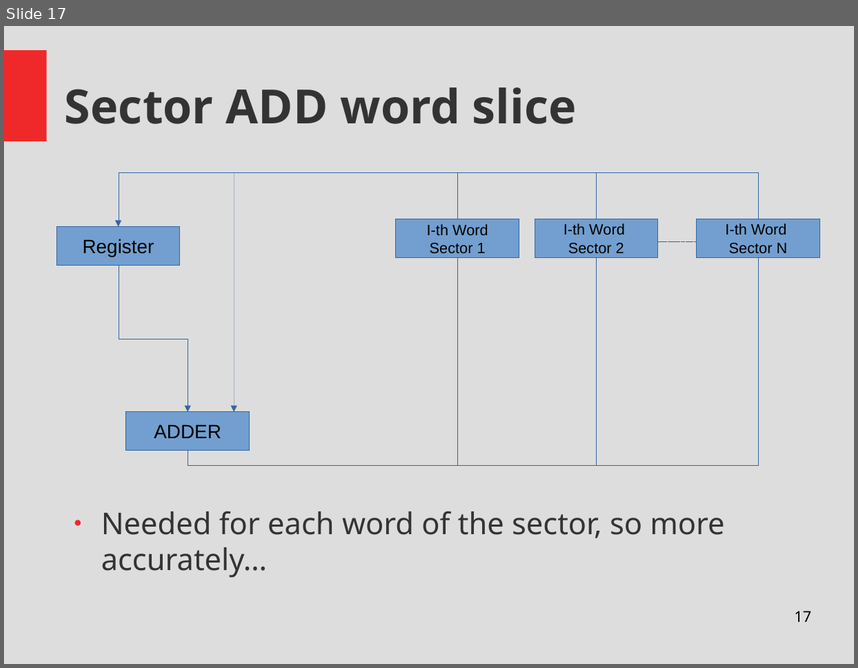
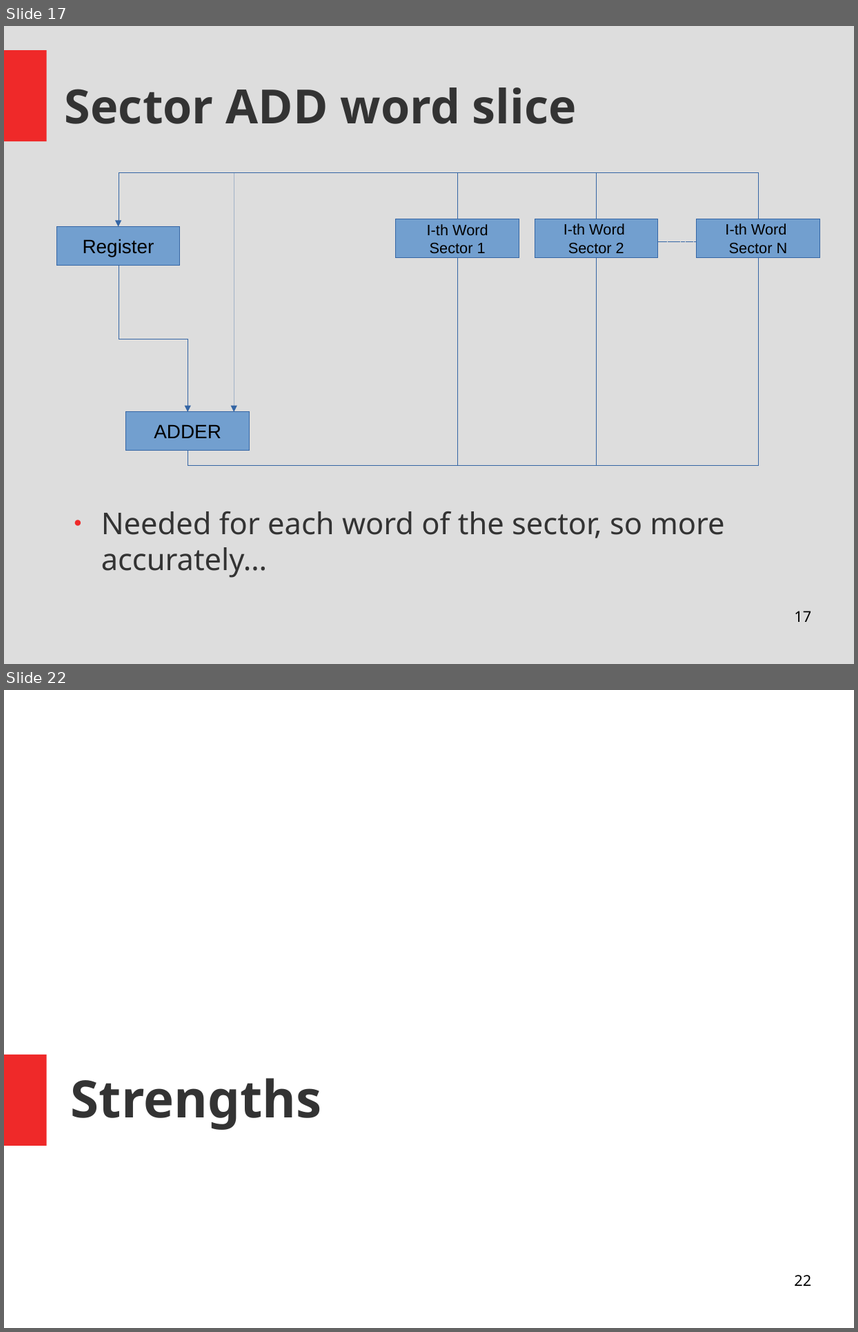
Before and after one commit to Thapep/PPS, a slide deck: inmemory/In Memory Processing Presentation.odp. Shown one above the other, each under a label of ours: slide 17 before the commit, slides 17 and 22 after it; the slides between them are not shown. The pictures are 858x668 and 858x1332 pixels, drawn with LibreOffice and Linux fonts; fonts in the diff are those of the drawing. Boxes give left, top, right and bottom in pixels: in the first picture for what was removed or moved away, otherwise in the second. Text is boxed around its words. In the diff, an @@ line names an element or a change of style, - is before the commit and + after.

Commit message:
Summary covered, Strengths and Weaknesses covered

```diff
--- a/inmemory/In Memory Processing Presentation.odp
+++ b/inmemory/In Memory Processing Presentation.odp
@@ slide 22 added at box(4, 690, 854, 1328), background #FFFFFF @@
@@ rectangle added at box(4, 1054, 46, 1145), fill #EF2929 @@
@@ title added at box(71, 1078, 322, 1130), 48 pt, text #333333, bold @@
+Strengths
@@ page number added at box(794, 1274, 811, 1285), 14 pt, text #000000 @@
+22
```
Also in this commit, not shown: 1 slide changed, 5 other slides added, 2 other files.
